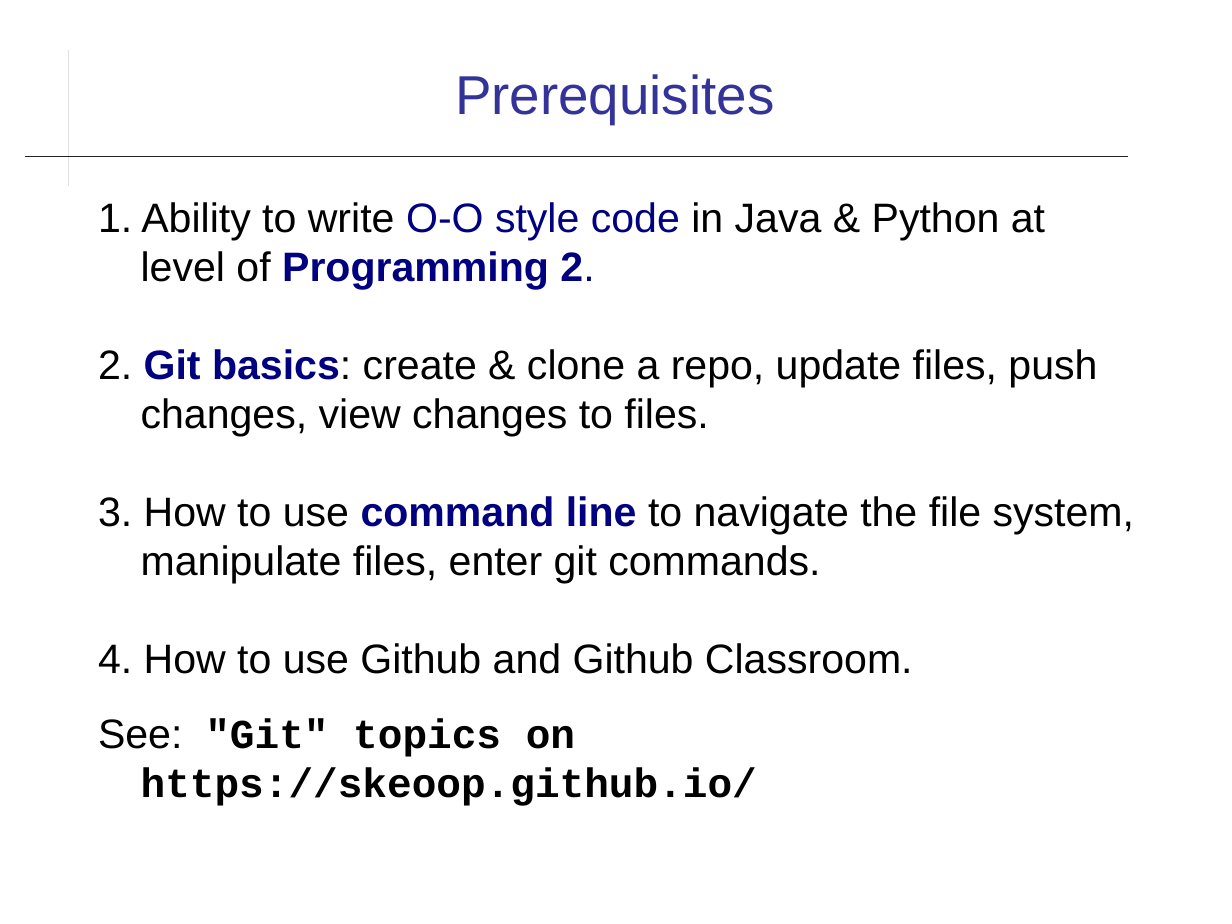
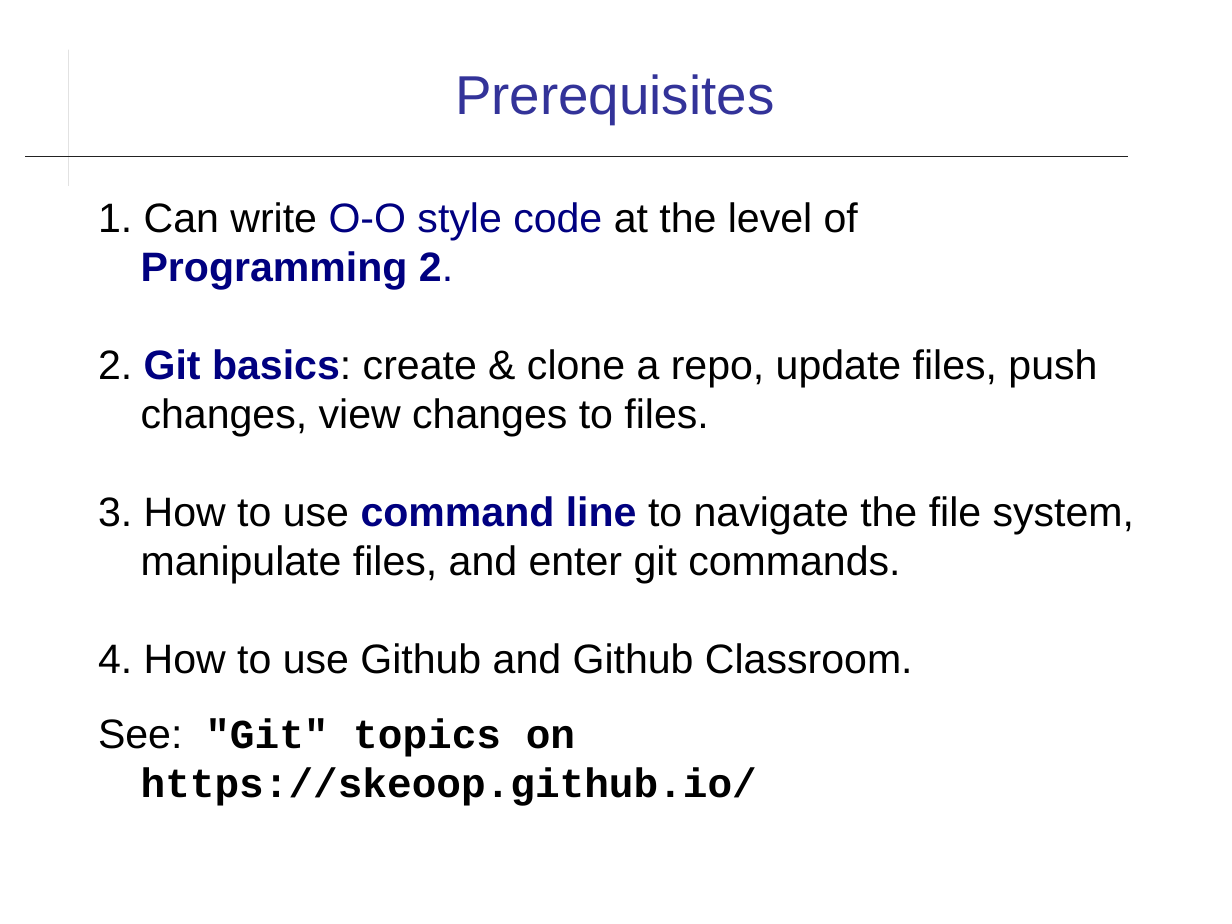
Before and after one commit to cpske/ISP, a slide deck: slide 8 of introduction/Introduction-to-Course.odp. Drawn at 1232x924 pixels with LibreOffice and Linux fonts; fonts in the diff are those of the drawing. Boxes give left, top, right and bottom in pixels: in the first picture for what was removed or moved away, otherwise in the second. Text is boxed around its words. In the diff, an @@ line names an element or a change of style, - is before the commit and + after.

```diff
--- a/introduction/Introduction-to-Course.odp
+++ b/introduction/Introduction-to-Course.odp
@@ text at bbox=[98, 202, 858, 289]: text changed; text colour #000000 to #000080 @@
-1. Ability to write O-O style code in Java & Python at level of Programming 2.
+1. Can write O-O style code at the level of Programming 2.
@@ text at bbox=[98, 496, 1134, 583]: text changed @@
-3. How to use command line to navigate the file system, manipulate files, enter git commands.
+3. How to use command line to navigate the file system, manipulate files, and enter git commands.
```
Also in this commit, not shown: 10 other slides changed, 14 other files.
